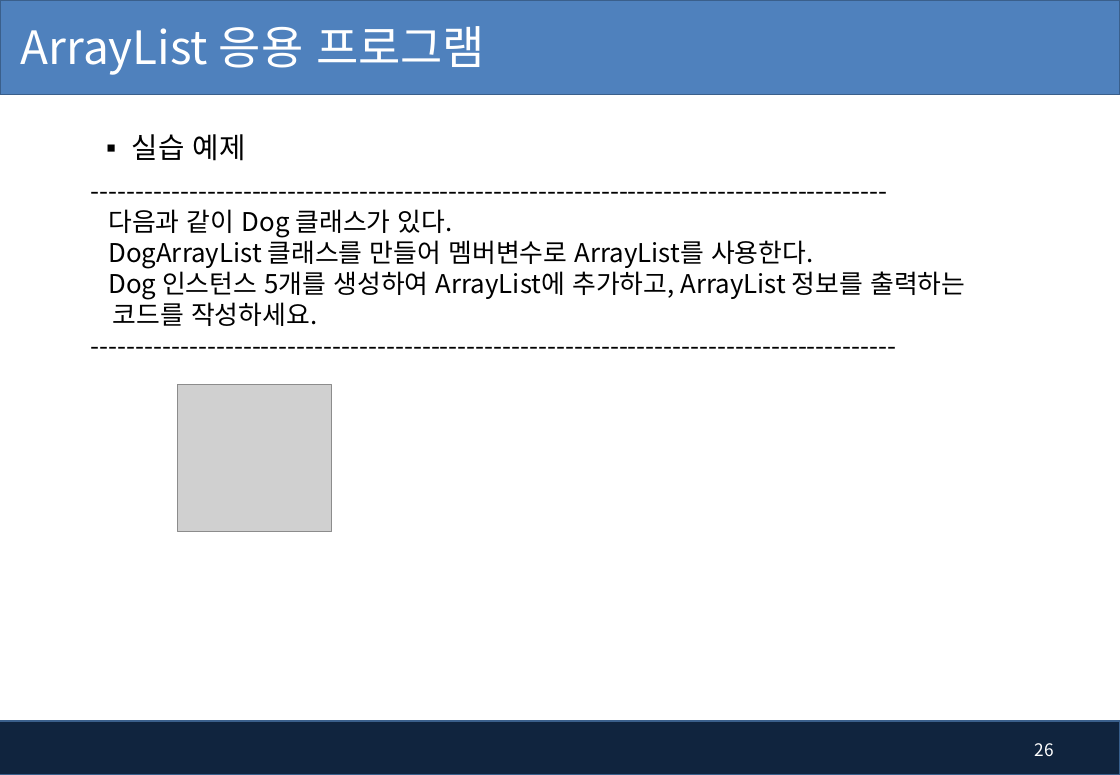
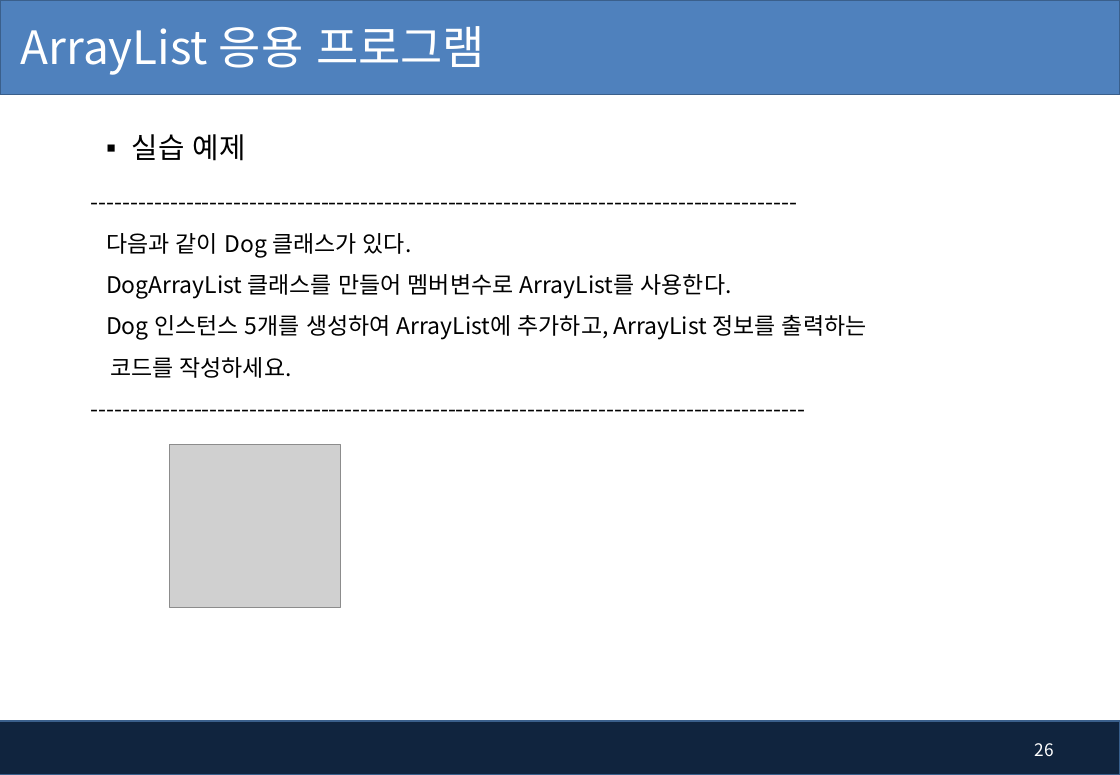
Before and after one commit to kiyongee2/green_project_web, a slide deck: slide 26 of java_ppt/7장. 배열 객체와 ArrayList.pptx. Drawn at 1120x775 pixels with LibreOffice and Linux fonts; fonts in the diff are those of the drawing; grey boxes stand for pictures; background and template pictures are left out. Boxes give left, top, right and bottom in pixels: in the first picture for what was removed or moved away, otherwise in the second. Text is boxed around its words. In the diff, an @@ line names an element or a change of style, - is before the commit and + after.

```diff
--- a/java_ppt/7장. 배열 객체와 ArrayList.pptx
+++ b/java_ppt/7장. 배열 객체와 ArrayList.pptx
@@ text "------------------------------------------------------------ ..." at box(106, 233, 866, 378): size 18 to 16 pt; line spacing 1 to 1.5 @@
@@ picture: place and size @@
-picture at box(178, 385, 333, 532)
+picture at box(170, 445, 340, 607)
```
Also in this commit, not shown: 5 other files.
